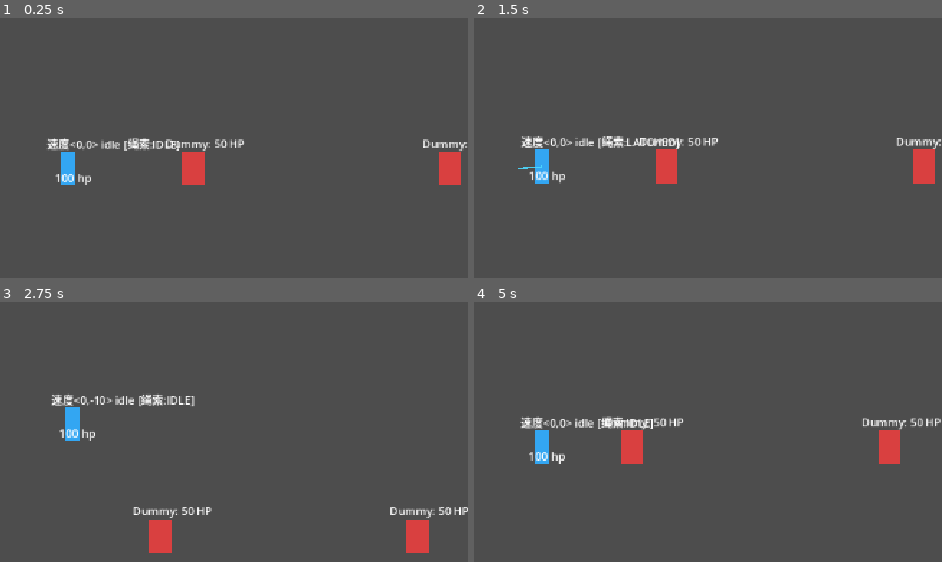
Above: before the commit, frames 1-4 (two rows, left to right).
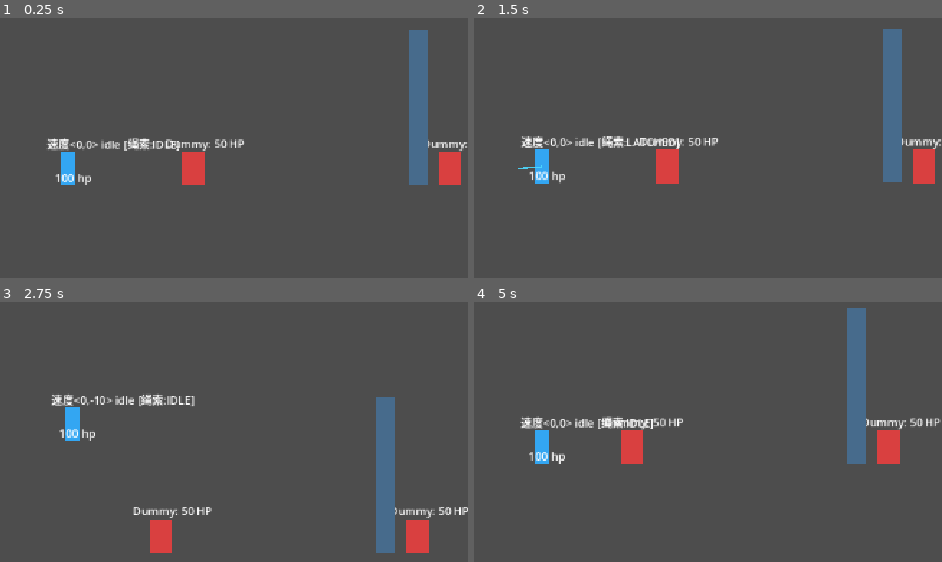
Above: after the commit, the same moments.

Repository: night-silhouette/SpotlightGameJam
Game: Godot game, scene res://Code/Entities/TestWorld/TestWorld.tscn
Two runs of this game, one before a commit and one after it. Both use one fixed random seed, a clock stepped at 60 frames per second and the inputs below.
Inputs (mouse positions are in pixels of both pictures, inside the frame that each line leads up to):
- Up to frame 1 (0.25 s): no input
- Up to frame 2 (1.5 s): tap Enter at 0.5 s; move the mouse to (717, 140) at 0.52 s; press the mouse at (717, 140) at 0.53 s; hold W (up) 0.53-1.25 s; tap Space (jump) at 0.77, 1.07 s; tap F (interact, bound only after the commit) at 0.8 s; release the mouse at (717, 140) at 1.25 s; drag from (outside the picture) to (665, 176) at 1.27 s
- Up to frame 3 (2.75 s): move the mouse to (149, 348) at 2.02 s; hold W (up) from 2.03 s (still down); hold F (interact, bound only after the commit) from 2.03 s (still down); tap Left (move_l) at 2.1 s; click (149, 348) at 2.17 s
- Up to frame 4 (5 s): release W (up) at 2.75 s; release F (interact, bound only after the commit) at 2.75 s; drag from (502, 536) to (outside the picture) at 2.77 s; move the mouse to (782, 515) at 3.52 s; press the mouse at (782, 515) at 3.53 s; hold S (down) 3.53-4.25 s; tap Space (jump) at 3.77, 4.07 s; tap F (interact, bound only after the commit) at 3.8 s; release the mouse at (782, 515) at 4.25 s; drag from (outside the picture) to (outside the picture) at 4.27 s

The runs differ from the first frame. In frame 1, 2.4% of the frame differs, in the area x 87-92%, y 4-65%; in frame 2, 2.5%; in frame 3, 2.5%; in frame 4, 2.8%, in the area x 29-100%, y 2-63%.

Commit message:
流水区域

Diff:
--- a/src/Code/Autoloads/ExportSettings.gd
+++ b/src/Code/Autoloads/ExportSettings.gd
@@ -39,7 +39,9 @@
 
 @export_group("Rope & Grapple", "rope_")
 ## 绳索最大有效射程距离
-@export var rope_max_length: float = 350.0
+@export var rope_max_length: float = 450.0
+## 绳索发射向前飞行的速度 (像素/秒，高速弹射感)
+@export var rope_projectile_speed: float = 2200.0
 ## 命中目标后处于待命决策窗口期的持续时间 (秒)
 @export var rope_window_duration: float = 0.6
 ## 再次按下射击键将自身高速拉向命中点的飞行速度
@@ -54,3 +56,11 @@
 @export var rope_swing_damping: float = 0.15
 ## 绳索射线检测碰撞层级掩码 (默认层1 world + 层3 entity = 5)
 @export_flags_2d_physics var rope_collision_mask: int = 5
+
+@export_group("Interactive - Water Flow", "water_flow_")
+## 流水区域加速系数 (进入速度 * 该倍数)
+@export var water_flow_speed_multiplier: float = 1.9
+## 保证进入流体时的最低喷射加速值
+@export var water_flow_min_speed: float = 600.0
+## 水符文石交互激活有效距离
+@export var water_flow_interact_distance: float = 130.0
--- /dev/null
+++ b/src/Code/Entities/InteractiveComponent/WaterFlowArea.gd
@@ -0,0 +1,202 @@
+extends StaticBody2D
+class_name WaterFlowArea
+
+## =============================================================================
+## WaterFlowArea.gd - 流水区域交互组件
+## 默认状态为坚固刚体地形；靠近后按 F 键使用水符文石转化为流体状态。
+## 处于流体状态时，玩家进入该区域会顺着进入方向获得强力喷射加速。
+## =============================================================================
+
+@export_category("WaterFlowArea Settings")
+## 区域尺寸 (宽, 高)
+@export var area_size: Vector2 = Vector2(160.0, 100.0):
+	set(value):
+		area_size = value
+		_update_dimensions()
+
+## 初始状态是否为流体 (默认 false 为普通实体刚体)
+@export var is_fluid: bool = false:
+	set(value):
+		is_fluid = value
+		if is_node_ready():
+			_apply_state(is_fluid)
+
+## 玩家进入流体时获得的加速倍率
+@export var boost_multiplier: float = 1.6
+## 玩家进入流体时保证的最低爆发速度
+@export var min_boost_speed: float = 480.0
+## 靠近使用水符文石交互的有效距离
+@export var interact_radius: float = 120.0
+
+@onready var solid_collision: CollisionShape2D = $SolidCollision
+@onready var fluid_area: Area2D = $FluidArea
+@onready var fluid_collision: CollisionShape2D = $FluidArea/FluidCollision
+@onready var visual_rect: ColorRect = $VisualRect
+@onready var prompt_label: Label = $PromptLabel
+
+var _player_in_range: bool = false
+var _cached_player: CharacterBody2D = null
+var _bodies_in_water: Array[CharacterBody2D] = []
+
+func _ready() -> void:
+	_sync_from_export_settings()
+	_update_dimensions()
+	_apply_state(is_fluid)
+
+	if fluid_area:
+		fluid_area.body_entered.connect(_on_fluid_area_body_entered)
+		fluid_area.body_exited.connect(_on_fluid_area_body_exited)
+
+func _sync_from_export_settings() -> void:
+	if ExportSettings:
+		boost_multiplier = ExportSettings.water_flow_speed_multiplier
+		min_boost_speed = ExportSettings.water_flow_min_speed
+		interact_radius = ExportSettings.water_flow_interact_distance
+
+func _update_dimensions() -> void:
+	if not is_inside_tree():
+		return
+
+	var rect_shape = RectangleShape2D.new()
+	rect_shape.size = area_size
+
+	if solid_collision:
+		solid_collision.shape = rect_shape
+	if fluid_collision:
+		fluid_collision.shape = rect_shape
+
+	if visual_rect:
+		visual_rect.size = area_size
+		visual_rect.position = -area_size * 0.5
+
+	if prompt_label:
+		prompt_label.position = Vector2(-prompt_label.size.x * 0.5, -area_size.y * 0.5 - 28.0)
+
+## 将流水区域切换为流体或固态刚体状态
+## @param to_fluid 是否切换为流体
+func SetFluidState(to_fluid: bool) -> void:
+	is_fluid = to_fluid
+	_apply_state(is_fluid)
+
+func _apply_state(fluid: bool) -> void:
+	if not is_inside_tree():
+		return
+
+	if fluid:
+		# 转换为流体：关闭实体阻挡碰撞，启用感应触发 Area
+		solid_collision.set_deferred("disabled", true)
+		fluid_collision.set_deferred("disabled", false)
+		visual_rect.color = Color(0.15, 0.65, 0.95, 0.45) # 澄澈流体半透水蓝
+		SignalBus.RuneWallConverted.emit(self, Vector2.UP)
+	else:
+		# 恢复为普通刚体：开启实体碰撞，关闭流体感应
+		solid_collision.set_deferred("disabled", false)
+		fluid_collision.set_deferred("disabled", true)
+		visual_rect.color = Color(0.28, 0.42, 0.55, 1.0) # 固态符文石砖青灰色
+		# 若凝固时有玩家还在流体中，清除其在流体中的状态
+		_clear_all_bodies_in_water()
+
+func _unhandled_input(event: InputEvent) -> void:
+	if event.is_action_pressed("interact"):
+		if _player_in_range:
+			get_viewport().set_input_as_handled()
+			_toggle_rune_fluid()
+
+func _physics_process(_delta: float) -> void:
+	_check_player_distance()
+
+func _check_player_distance() -> void:
+	if not is_instance_valid(_cached_player):
+		var players = get_tree().get_nodes_in_group("player")
+		if players.size() > 0:
+			_cached_player = players[0] as CharacterBody2D
+
+	if not is_instance_valid(_cached_player):
+		_player_in_range = false
+		_update_prompt(false)
+		return
+
+	var dist = global_position.distance_to(_cached_player.global_position)
+	var in_range = dist <= interact_radius
+
+	if in_range != _player_in_range:
+		_player_in_range = in_range
+		_update_prompt(_player_in_range)
+
+func _update_prompt(show_it: bool) -> void:
+	if prompt_label:
+		prompt_label.visible = show_it
+		if show_it:
+			if is_fluid:
+				prompt_label.text = "[F] 凝固成石"
+			else:
+				prompt_label.text = "[F] 水符文石化水"
+
+func _toggle_rune_fluid() -> void:
+	SetFluidState(not is_fluid)
+	_update_prompt(true)
+
+func _on_fluid_area_body_entered(body: Node2D) -> void:
+	if not is_fluid:
+		return
+
+	if body.is_in_group("player") and body is CharacterBody2D:
+		var player_body = body as CharacterBody2D
+
+		# 记录并获取进入时的速度方向与大小
+		var enter_velocity = player_body.velocity
+		var current_speed = enter_velocity.length()
+
+		var boost_dir = enter_velocity.normalized()
+		# 若玩家几乎是静止蹭入的，按照玩家面朝方向给予推力
+		if current_speed < 10.0:
+			var face = 1.0
+			if "face_dir" in player_body:
+				face = float(player_body.face_dir)
+			boost_dir = Vector2(face, 0.0).normalized()
+			current_speed = min_boost_speed
+
+		# 计算加速后的爆发冲量
+		var boosted_speed = max(current_speed * boost_multiplier, min_boost_speed)
+		player_body.velocity = boost_dir * boosted_speed
+
+		# 如果玩家当前处于冲刺（Dash）等特殊状态，强行切换并重置，避免冲刺结束时截断/清空进入速度
+		if player_body.has_node("move_state_machine"):
+			var sm = player_body.get_node("move_state_machine")
+			if sm.cur_state_name == "dash":
+				sm.change_state("fall")
+		if "is_special_state" in player_body:
+			player_body.is_special_state = false
+
+		# 穿过流体水幕：刷新冲刺（Dash）与钩索（Rope）
+		if player_body.has_method("ResetDashAndRope"):
+			player_body.ResetDashAndRope()
+
+		SignalBus.PlayerEnteredWaterWall.emit()
+
+		# 水花波纹微动视觉反馈
+		var tween = create_tween()
+		visual_rect.color = Color(0.4, 0.9, 1.0, 0.8)
+		tween.tween_property(visual_rect, "color", Color(0.15, 0.65, 0.95, 0.45), 0.3)
+
+		# 在流水区域中消除重力影响
+		if player_body not in _bodies_in_water:
+			_bodies_in_water.append(player_body)
+			if player_body.has_method("SetInWaterFlow"):
+				player_body.SetInWaterFlow(true)
+
+func _on_fluid_area_body_exited(body: Node2D) -> void:
+	if body is CharacterBody2D and body in _bodies_in_water:
+		_bodies_in_water.erase(body)
+		if body.has_method("SetInWaterFlow"):
+			body.SetInWaterFlow(false)
+		SignalBus.PlayerExitedWaterWall.emit(body.velocity)
+
+func _clear_all_bodies_in_water() -> void:
+	for body in _bodies_in_water:
+		if is_instance_valid(body) and body.has_method("SetInWaterFlow"):
+			body.SetInWaterFlow(false)
+	_bodies_in_water.clear()
+
+func _exit_tree() -> void:
+	_clear_all_bodies_in_water()
--- /dev/null
+++ b/src/Code/Entities/InteractiveComponent/WaterFlowArea.tscn
@@ -0,0 +1,45 @@
+[gd_scene format=3 uid="uid://c7t8r2m4vy3p1"]
+
+[ext_resource type="Script" uid="uid://d4ldmp6nusv8e" path="res://Code/Entities/InteractiveComponent/WaterFlowArea.gd" id="1_water"]
+
+[sub_resource type="RectangleShape2D" id="RectangleShape2D_solid"]
+size = Vector2(160, 100)
+
+[sub_resource type="RectangleShape2D" id="RectangleShape2D_fluid"]
+size = Vector2(160, 100)
+
+[node name="WaterFlowArea" type="StaticBody2D" unique_id=314159265 groups=["water_flow"]]
+collision_mask = 2
+script = ExtResource("1_water")
+
+[node name="VisualRect" type="ColorRect" parent="." unique_id=141421356]
+offset_left = -80.0
+offset_top = -50.0
+offset_right = 80.0
+offset_bottom = 50.0
+mouse_filter = 2
+color = Color(0.28, 0.42, 0.55, 1)
+
+[node name="SolidCollision" type="CollisionShape2D" parent="." unique_id=173205080]
+shape = SubResource("RectangleShape2D_solid")
+
+[node name="FluidArea" type="Area2D" parent="." unique_id=223606797]
+collision_layer = 0
+collision_mask = 2
+
+[node name="FluidCollision" type="CollisionShape2D" parent="FluidArea" unique_id=244948974]
+shape = SubResource("RectangleShape2D_fluid")
+disabled = true
+
+[node name="PromptLabel" type="Label" parent="." unique_id=264575131]
+visible = false
+offset_left = -80.0
+offset_top = -78.0
+offset_right = 80.0
+offset_bottom = -55.0
+theme_override_colors/font_outline_color = Color(0, 0, 0, 1)
+theme_override_constants/outline_size = 4
+theme_override_font_sizes/font_size = 14
+text = "[F] 水符文石化水"
+horizontal_alignment = 1
+vertical_alignment = 1
--- a/src/Code/Entities/Player/Player.gd
+++ b/src/Code/Entities/Player/Player.gd
@@ -55,6 +55,10 @@
 var hurt_lock: bool = true
 var wall_jump_lock_dir: int = 0
 
+## 重力缩放系数（默认为 1.0，流水区域等会将其置为 0.0）
+@export var gravity_scale: float = 1.0
+var _water_flow_area_count: int = 0
+
 func _sync_from_export_settings() -> void:
 	if ExportSettings:
 		speed = ExportSettings.player_speed
@@ -89,13 +93,20 @@
 		debug.text = "速度<%d,%d> %s%s" % [int(velocity.x), int(velocity.y), move_state_machine.cur_state_name, rope_info]
 
 	if not is_special_state:
-		velocity.y += GlobalValue.gravity * delta
-		if gameInputControl.row_dir > 0:
-			velocity.x = move_toward(velocity.x, speed, accerleration * delta)
-		elif gameInputControl.row_dir < 0:
-			velocity.x = move_toward(velocity.x, -speed, accerleration * delta)
+		velocity.y += GlobalValue.gravity * gravity_scale * delta
+		if _water_flow_area_count > 0:
+			# 水流区域内：若没有方向输入，微弱阻尼滑行；有输入则微调方向，不施加地面强摩擦
+			if gameInputControl.row_dir != 0:
+				velocity.x = move_toward(velocity.x, speed * sign(gameInputControl.row_dir), accerleration * delta)
+			else:
+				velocity.x = move_toward(velocity.x, 0.0, (friction * 0.15) * delta)
 		else:
-			velocity.x = move_toward(velocity.x, 0.0, friction * delta)
+			if gameInputControl.row_dir > 0:
+				velocity.x = move_toward(velocity.x, speed, accerleration * delta)
+			elif gameInputControl.row_dir < 0:
+				velocity.x = move_toward(velocity.x, -speed, accerleration * delta)
+			else:
+				velocity.x = move_toward(velocity.x, 0.0, friction * delta)
 
 	move_and_slide()
 
@@ -125,6 +136,23 @@
 		move_state_machine.change_state("hurt")
 		get_tree().create_timer(unbeatable_time).timeout.connect(func(): hurt_lock = true)
 
+## 刷新冲刺与钩索技能状态（供流水区域等交互组件调用）
+func ResetDashAndRope() -> void:
+	if gameInputControl:
+		gameInputControl.dash_control_flag = true
+		gameInputControl.dash_span_flag = true
+	if rope_controller:
+		rope_controller.ResetRopeCooldown()
+
+## 设置玩家在水流/零重力区域的计数
+## @param entered true 为进入，false 为离开
+func SetInWaterFlow(entered: bool) -> void:
+	if entered:
+		_water_flow_area_count += 1
+	else:
+		_water_flow_area_count = max(0, _water_flow_area_count - 1)
+	gravity_scale = 0.0 if _water_flow_area_count > 0 else 1.0
+
 ## 兼容原工程受击方法
 ## @param damage 受到的伤害数值
 func be_hurted(damage: float) -> void:
--- a/src/Code/Entities/Player/RopeController.gd
+++ b/src/Code/Entities/Player/RopeController.gd
@@ -4,6 +4,7 @@
 ## 绳索状态枚举
 enum RopeState {
 	IDLE,        ## 空闲未连接
+	FLYING,      ## 绳头正在快速向前飞行伸展
 	LATCHED,     ## 已命中墙面，处于等待选择窗口期
 	PULLING,     ## 正在快速拉向命中点
 	SWINGING     ## 正在以命中点为原点摆动荡跃
@@ -12,6 +13,8 @@
 @export_group("Rope Settings")
 ## 绳索最大有效射程
 @export var max_rope_length: float = 420.0
+## 绳索飞行发射速度
+@export var rope_speed: float = 2200.0
 ## 命中后的决策窗口期持续时间 (秒)
 @export var window_duration: float = 0.45
 ## 拉向命中点的飞行速度
@@ -35,6 +38,16 @@
 var pull_timer: float = 0.0
 var can_use_rope: bool = true
 
+## 是否在命中前就已经松开了左键
+var released_during_flight: bool = false
+
+## 绳头飞行变量
+var fly_dir: Vector2 = Vector2.ZERO
+var fly_distance: float = 0.0
+var fly_target_hit: bool = false
+var fly_hit_pos: Vector2 = Vector2.ZERO
+var fly_hit_node: Node2D = null
+
 ## 摆动相关状态
 var swing_radius: float = 0.0
 var swing_angle: float = 0.0
@@ -46,6 +59,7 @@
 func _sync_from_export_settings() -> void:
 	if ExportSettings:
 		max_rope_length = ExportSettings.rope_max_length
+		rope_speed = ExportSettings.rope_projectile_speed
 		window_duration = ExportSettings.rope_window_duration
 		pull_speed = ExportSettings.rope_pull_speed
 		pull_arrive_distance = ExportSettings.rope_pull_arrive_distance
@@ -91,6 +105,9 @@
 		RopeState.IDLE:
 			pass
 
+		RopeState.FLYING:
+			_process_flying(delta)
+
 		RopeState.LATCHED:
 			_process_latched(delta)
 
@@ -99,6 +116,10 @@
 
 		RopeState.SWINGING:
 			_process_swinging(delta)
+
+## 刷新钩索使用次数（允许在空中再次使用）
+func ResetRopeCooldown() -> void:
+	can_use_rope = true
 
 ## 发射绳索的公共调用接口
 ## @return 是否成功勾中墙面
@@ -138,8 +159,11 @@
 
 func _on_rope_shoot_released() -> void:
 	match current_state:
+		RopeState.FLYING:
+			# 在绳头飞行阶段就已经松开左键，记录标记
+			released_during_flight = true
 		RopeState.LATCHED:
-			# 松开左键触发拉过去
+			# 只要松开左键，立刻零延迟把自己拉过去
 			_start_pull()
 		RopeState.SWINGING:
 			# 长按荡绳后松开左键，脱钩飞出保留惯性
@@ -161,8 +185,8 @@
 
 func _shoot_rope() -> bool:
 	var space_state = player.get_world_2d().direct_space_state
-	var shoot_dir = _get_shoot_direction()
-	var ray_target = player.global_position + shoot_dir * max_rope_length
+	fly_dir = _get_shoot_direction()
+	var ray_target = player.global_position + fly_dir * max_rope_length
 
 	var query = PhysicsRayQueryParameters2D.create(player.global_position, ray_target, collision_mask)
 	query.exclude = [player.get_rid()]
@@ -170,23 +194,65 @@
 
 	SignalBus.PlayerGrappleLaunched.emit(ray_target)
 
+	fly_distance = 0.0
+	released_during_flight = false
+	current_state = RopeState.FLYING
+	line_2d.visible = true
+	line_2d.default_color = Color(0.3, 0.85, 1.0, 0.9)
+	line_2d.clear_points()
+	line_2d.add_point(to_local(player.global_position))
+	line_2d.add_point(to_local(player.global_position))
+
 	if result and not result.is_empty():
-		can_use_rope = false
-		hook_point = result.position
-		hook_target_node = result.collider as Node2D
-		if hook_target_node:
-			hook_target_offset = hook_target_node.to_local(hook_point)
-		else:
-			hook_target_offset = Vector2.ZERO
-		current_state = RopeState.LATCHED
-		window_timer = window_duration
-		_update_line()
-		line_2d.visible = true
-		SignalBus.PlayerGrappleHooked.emit(hook_point)
-		return true
-
-	_show_miss_effect(ray_target)
-	return false
+		fly_target_hit = true
+		fly_hit_pos = result.position
+		fly_hit_node = result.collider as Node2D
+	else:
+		fly_target_hit = false
+		fly_hit_pos = ray_target
+		fly_hit_node = null
+
+	return true
+
+func _process_flying(delta: float) -> void:
+	fly_distance += rope_speed * delta
+
+	var current_tip_pos = player.global_position + fly_dir * fly_distance
+
+	# 检查是否已飞抵命中目标
+	if fly_target_hit:
+		var hit_distance = (fly_hit_pos - player.global_position).length()
+		if fly_distance >= hit_distance:
+			# 飞抵目标，正式扣合
+			can_use_rope = false
+			hook_point = fly_hit_pos
+			hook_target_node = fly_hit_node
+			if hook_target_node:
+				hook_target_offset = hook_target_node.to_local(hook_point)
+			else:
+				hook_target_offset = Vector2.ZERO
+
+			SignalBus.PlayerGrappleHooked.emit(hook_point)
+
+			# 若玩家在绳子飞行过程中就已经松手了，或者命中瞬间未按住左键，立即直接拉过去！绝不延迟等待
+			if released_during_flight or not Input.is_action_pressed("rope_shoot"):
+				_start_pull()
+			else:
+				current_state = RopeState.LATCHED
+				window_timer = window_duration
+				_update_line()
+			return
+
+	# 若超过最大射程仍未命中，绳索落空回收
+	if fly_distance >= max_rope_length:
+		_show_miss_effect(player.global_position + fly_dir * max_rope_length)
+		_release_rope(true)
+		return
+
+	# 绘制飞行中的绳索
+	line_2d.clear_points()
+	line_2d.add_point(to_local(player.global_position))
+	line_2d.add_point(to_local(current_tip_pos))
 
 func _get_shoot_direction() -> Vector2:
 	var mouse_pos = get_global_mouse_position()
@@ -284,8 +350,11 @@
 func _process_swinging(delta: float) -> void:
 	_sync_hook_point()
 
-	# 1. 真实受力：重力自然下坠
-	player.velocity.y += GlobalValue.gravity * delta
+	# 1. 真实受力：重力自然下坠（支持流水区域等零重力或自定义重力影响）
+	var current_gravity_scale: float = 1.0
+	if "gravity_scale" in player:
+		current_gravity_scale = player.gravity_scale
+	player.velocity.y += GlobalValue.gravity * current_gravity_scale * delta
 
 	# 2. 绳索刚性约束（距离约束）：
 	# 计算假设无约束移动后，玩家相对于锚点的位置
--- a/src/Code/Entities/TestWorld/TestWorld.tscn
+++ b/src/Code/Entities/TestWorld/TestWorld.tscn
@@ -2,6 +2,7 @@
 
 [ext_resource type="PackedScene" uid="uid://c6228ogky1las" path="res://Code/Entities/Player/Player.tscn" id="1_player"]
 [ext_resource type="PackedScene" path="res://Code/Entities/Dummy/TestDummy.tscn" id="2_dummy"]
+[ext_resource type="PackedScene" uid="uid://c7t8r2m4vy3p1" path="res://Code/Entities/InteractiveComponent/WaterFlowArea.tscn" id="3_water"]
 
 [sub_resource type="RectangleShape2D" id="RectangleShape2D_ground"]
 size = Vector2(2578.5789, 36.360565)
@@ -62,3 +63,10 @@
 
 [node name="Dummy2" parent="." unique_id=1367587305 instance=ExtResource("2_dummy")]
 position = Vector2(650, 450)
+
+[node name="WaterFlowArea" parent="." unique_id=1809926669 instance=ExtResource("3_water")]
+position = Vector2(881, 307)
+
+[node name="WaterFlowArea2" parent="." unique_id=314159265 instance=ExtResource("3_water")]
+position = Vector2(604, 371)
+scale = Vector2(0.16532333, 2.2241392)
--- a/src/project.godot
+++ b/src/project.godot
@@ -82,6 +82,11 @@
 "events": [Object(InputEventMouseButton,"resource_local_to_scene":false,"resource_name":"","device":-1,"window_id":0,"a …(253 unchanged characters)…
 ]
 }
+interact={
+"deadzone": 0.2,
+"events": [Object(InputEventKey,"resource_local_to_scene":false,"resource_name":"","device":-1,"window_id":0,"alt_pressed":false,"shift_pressed":false,"ctrl_pressed":false,"meta_pressed":false,"pressed":false,"keycode":0,"physical_keycode":70,"key_label":0,"unicode":102,"location":0,"echo":false,"script":null)
+]
+}
 
 [layer_names]
 
Not shown, added: src/Code/Entities/InteractiveComponent/WaterFlowArea.gd.uid
